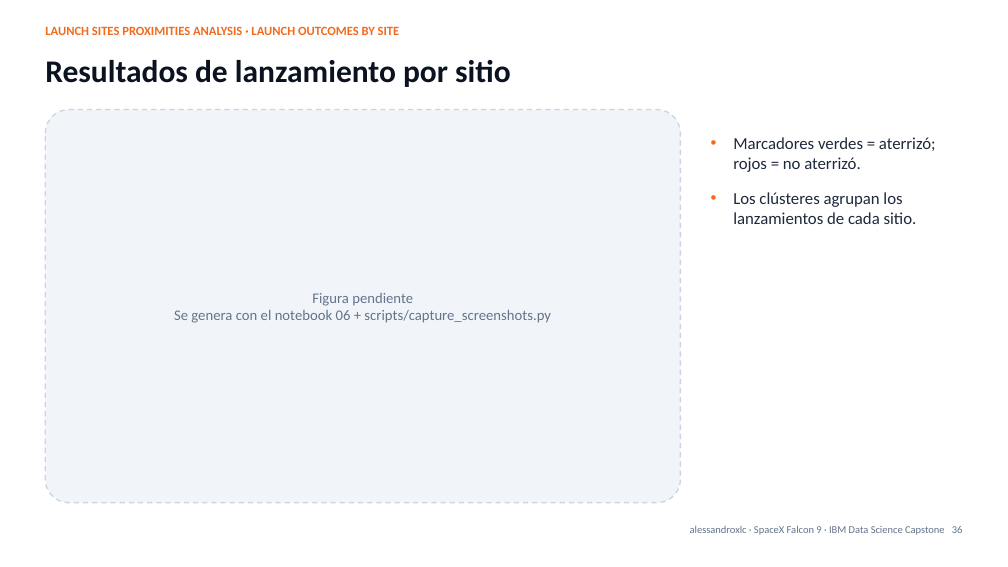
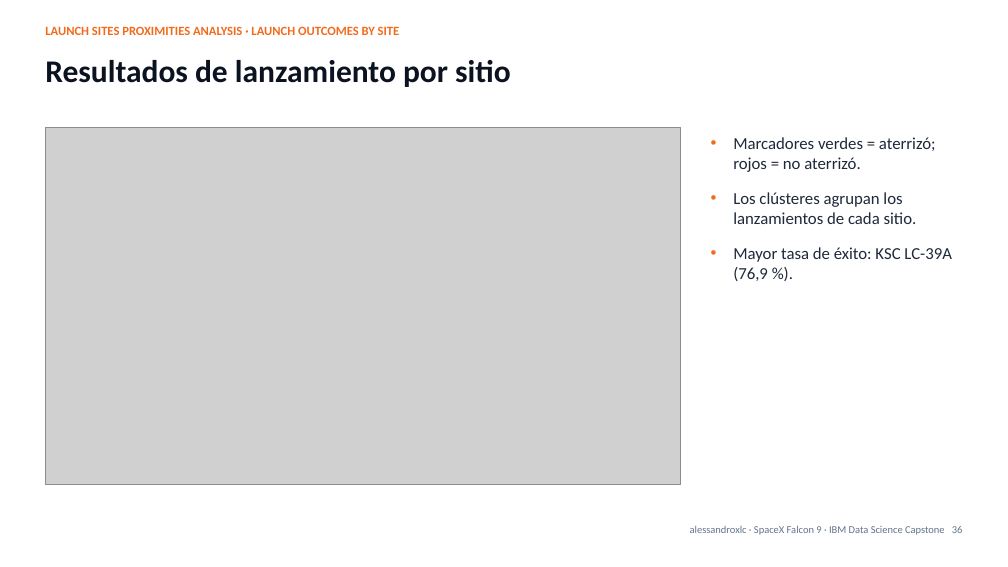
Before and after one commit to alessandroxlc/spacex-falcon9-capstone, a slide deck: slide 36 of presentation/SpaceX_Falcon9_Capstone.pptx. Drawn at 1008x567 pixels with LibreOffice and Linux fonts; fonts in the diff are those of the drawing; grey boxes stand for pictures. Boxes give left, top, right and bottom in pixels: in the first picture for what was removed or moved away, otherwise in the second. Text is boxed around its words. In the diff, an @@ line names an element or a change of style, - is before the commit and + after.

```diff
--- a/presentation/SpaceX_Falcon9_Capstone.pptx
+++ b/presentation/SpaceX_Falcon9_Capstone.pptx
@@ rounded rectangle removed at (45, 110, 681, 503) @@
@@ picture added at (45, 128, 681, 485) @@
@@ text at (733, 247, 952, 281): paragraph added @@
+• Mayor tasa de éxito: KSC LC-39A (76,9 %).
@@ text removed at (174, 293, 551, 323) @@
-Figura pendiente
-Se genera con el notebook 06 + scripts/capture_screenshots.py
```
Also in this commit, not shown: 28 other slides changed, 45 other files.
